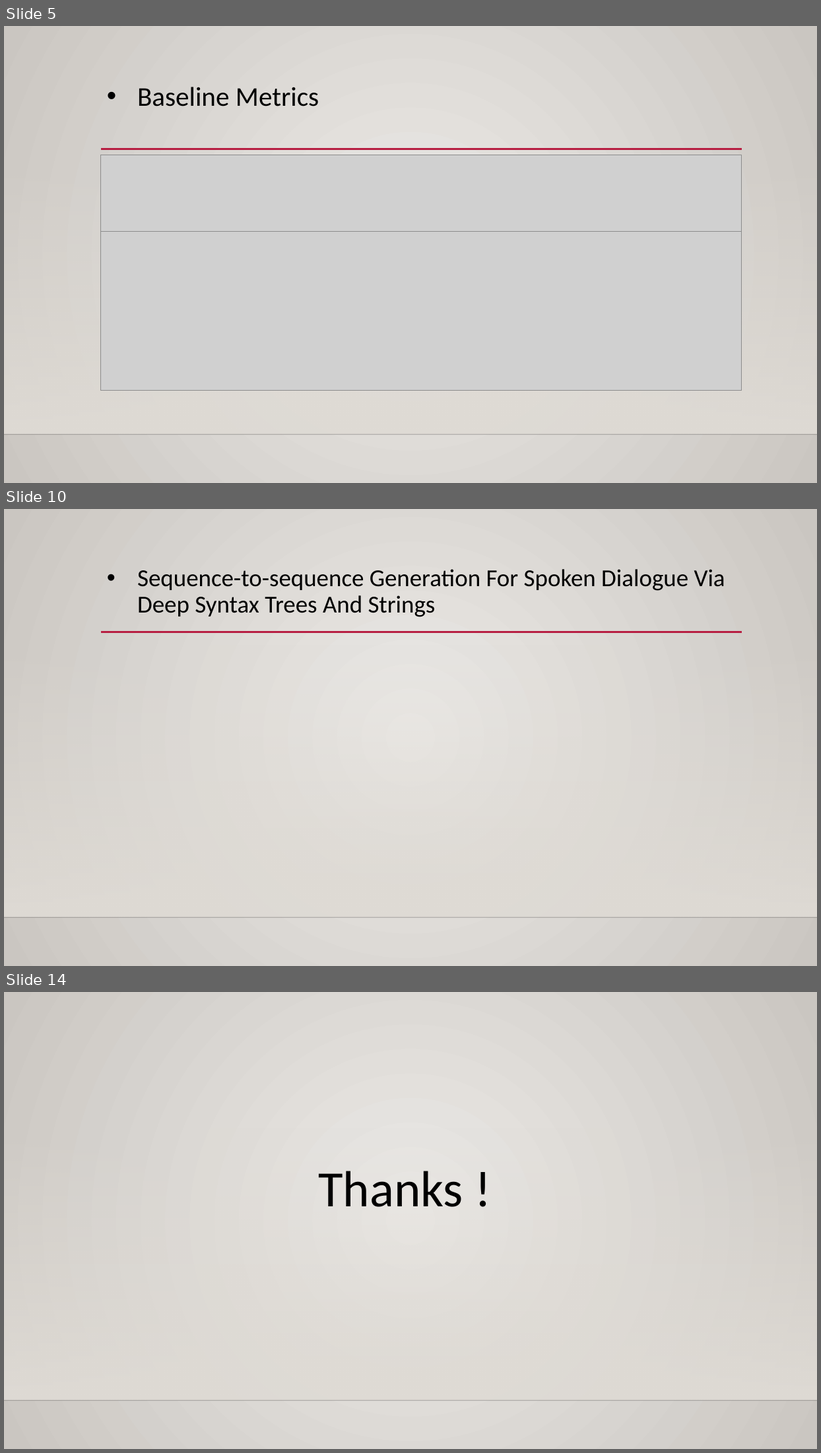
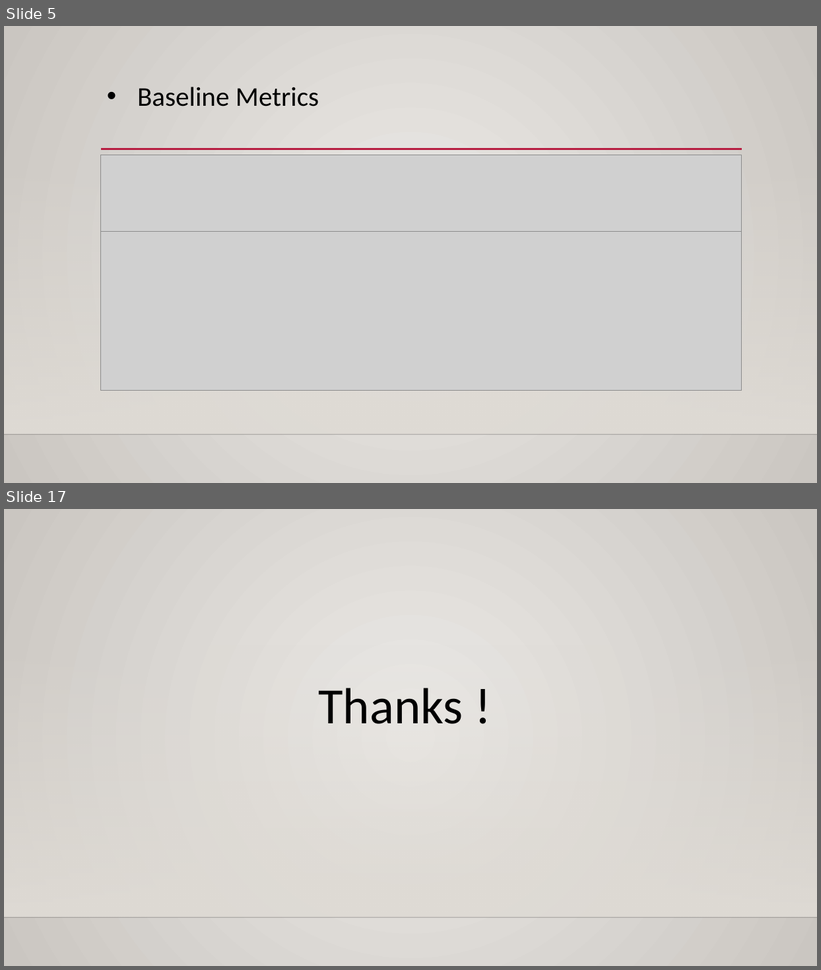
Before and after one commit to huangxiancun/data2text_generation, a slide deck: data_to_text_generation/data_to_text_generation_research_by_huang.pptx. Shown one above the other, each under a label of ours: slides 5, 10 and 14 before the commit, slides 5 and 17 after it; the slides between them are not shown. The pictures are 821x1453 and 821x970 pixels, drawn with LibreOffice and Linux fonts; fonts in the diff are those of the drawing; grey boxes stand for pictures; background and template pictures are left out. Boxes give left, top, right and bottom in pixels: in the first picture for what was removed or moved away, otherwise in the second. Text is boxed around its words. In the diff, an @@ line names an element or a change of style, - is before the commit and + after.

```diff
--- a/data_to_text_generation/data_to_text_generation_research_by_huang.pptx
+++ b/data_to_text_generation/data_to_text_generation_research_by_huang.pptx
@@ slide 10 removed at (x1=4, y1=509, x2=817, y2=966), background gradient #ECEAE7 to #CAC7C1; not listed: 3 template elements that a slide beside it also shows @@
@@ title removed at (x1=137, y1=569, x2=725, y2=617) @@
-• Sequence-to-sequence Generation For Spoken Dialogue Via Deep Syntax Trees And Strings
@@ what was slide 14 is now slide 17 @@
```
Also in this commit, not shown: 8 slides changed, 4 slides added.
